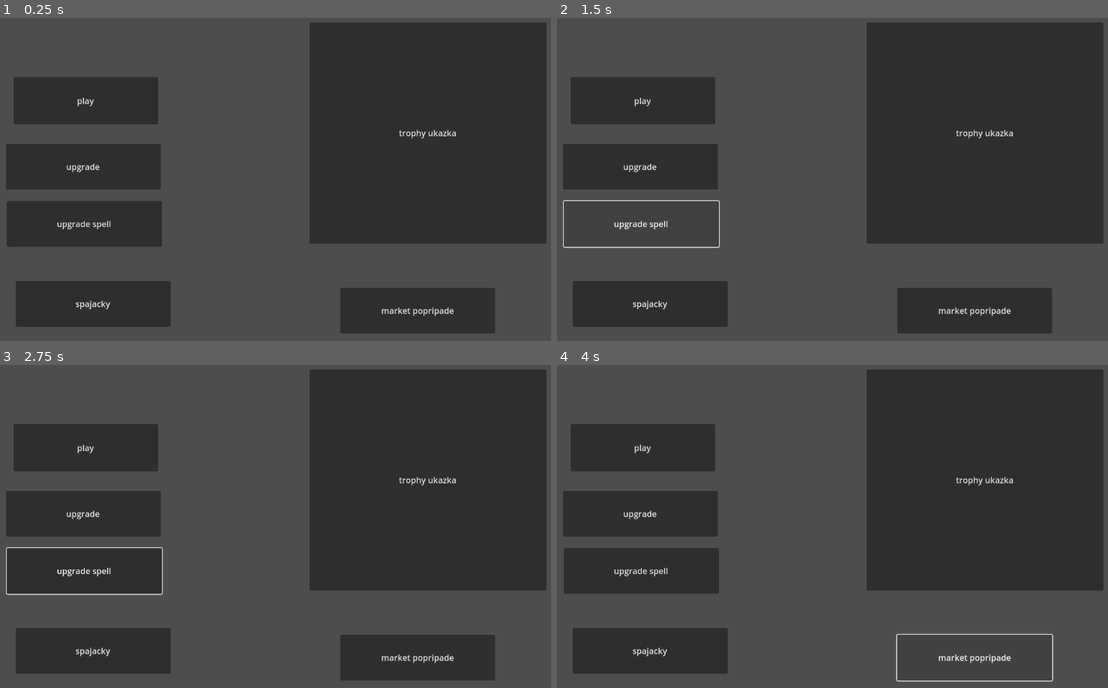
Above: before the commit, frames 1-4 (two rows, left to right).
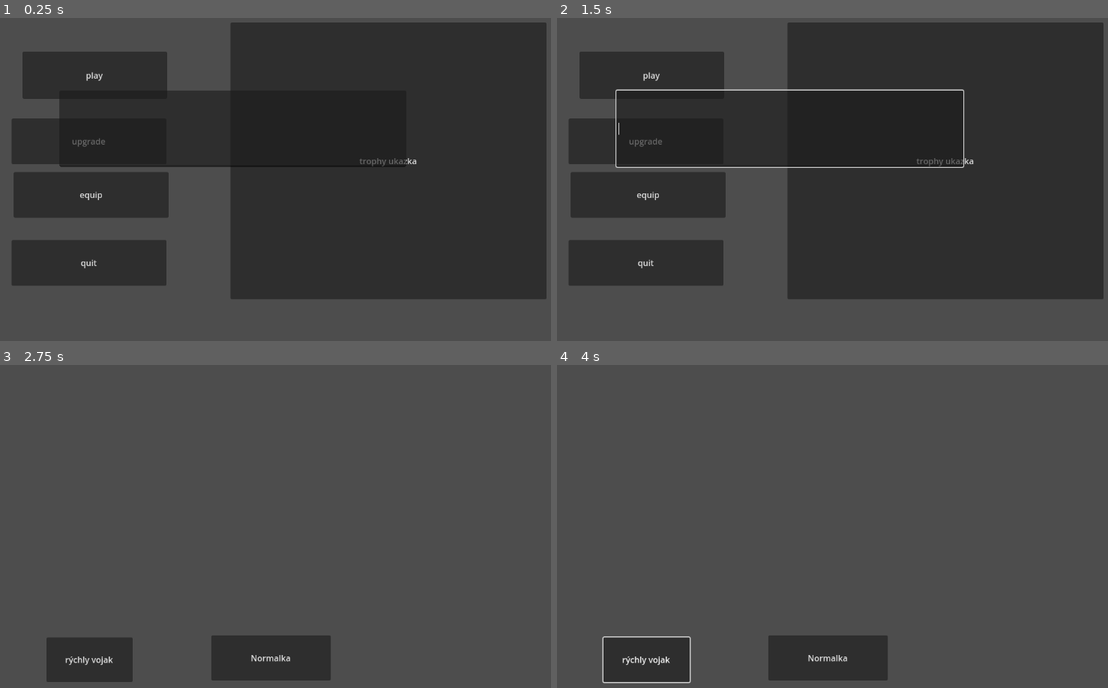
Above: after the commit, the same moments.

Repository: Railovec/War-Fight
Game: Godot game, scene res://menu/startovascena.tscn
Two runs of this game, one before a commit and one after it. Both use one fixed random seed, a clock stepped at 60 frames per second and the inputs below.
Inputs (mouse positions are in pixels of both pictures, inside the frame that each line leads up to):
- Up to frame 1 (0.25 s): no input
- Up to frame 2 (1.5 s): click "upgrade" at 0.5 s; click (639, 224) at 1.25 s, where only the run before the commit has a clickable "upgrade spell"
- Up to frame 3 (2.75 s): click (93, 542) at 2 s, where only the run after the commit has a clickable "equip"
- Up to frame 4 (4 s): click (650, 652) at 2.75 s, where only the run before the commit has a clickable "spajacky"; click (975, 658) at 3.5 s, where only the run before the commit has a clickable "market popripade"

The runs differ from the first frame. In frame 1, 39% of the frame differs, in the area x 1-100%, y 1-98%; in frame 2, 38%; in frame 3, 51%, in the area x 1-100%, y 1-99%; in frame 4, 47%.

Commit message:
pecka
ukladanie mena,ukladanie hry

Diff:
--- a/klient - smotný projekt - vytiahni von a importuj/global.gd
+++ b/klient - smotný projekt - vytiahni von a importuj/global.gd
@@ -10,7 +10,46 @@
 var max_peniaze_level=1
 var zivoty_level=1
 
+var meno
+
 # ci je potava odomknuta
 var postavy = {
 	"res://nesmej sa/bul/pistol(SILENT STRIKER.png":false,
 	}
+
+var save_path = "user://save.dat"
+
+
+func _ready():
+	load_game()
+
+
+func _notification(what):
+	if what == NOTIFICATION_WM_CLOSE_REQUEST:
+		save_game()
+
+
+# ================= SAVE =================
+
+func save_game():
+	var data = {
+		"meno": meno,
+	}
+
+	var file = FileAccess.open(save_path, FileAccess.WRITE)
+	file.store_string(JSON.stringify(data))
+
+
+# ================= LOAD =================
+
+func load_game():
+	if not FileAccess.file_exists(save_path):
+		return
+
+	var file = FileAccess.open(save_path, FileAccess.READ)
+	var data = JSON.parse_string(file.get_as_text())
+
+	if data == null:
+		return
+
+	meno= data["meno"]
--- /dev/null
+++ b/klient - smotný projekt - vytiahni von a importuj/lovec.tscn
@@ -0,0 +1,55 @@
+[gd_scene load_steps=8 format=3 uid="uid://dghpxowv0p6jr"]
+
+[ext_resource type="Texture2D" uid="uid://b1bax0h6bte6k" path="res://obrazky/oštep.png" id="1_uuhvn"]
+
+[sub_resource type="AtlasTexture" id="AtlasTexture_eufab"]
+atlas = ExtResource("1_uuhvn")
+region = Rect2(0, 0, 126, 274)
+
+[sub_resource type="AtlasTexture" id="AtlasTexture_n1qc1"]
+atlas = ExtResource("1_uuhvn")
+region = Rect2(126, 0, 126, 274)
+
+[sub_resource type="AtlasTexture" id="AtlasTexture_bosfq"]
+atlas = ExtResource("1_uuhvn")
+region = Rect2(252, 0, 126, 274)
+
+[sub_resource type="AtlasTexture" id="AtlasTexture_vsmbm"]
+atlas = ExtResource("1_uuhvn")
+region = Rect2(378, 0, 126, 274)
+
+[sub_resource type="AtlasTexture" id="AtlasTexture_sqmmd"]
+atlas = ExtResource("1_uuhvn")
+region = Rect2(504, 0, 126, 274)
+
+[sub_resource type="SpriteFrames" id="SpriteFrames_ftfp4"]
+animations = [{
+"frames": [{
+"duration": 1.0,
+"texture": SubResource("AtlasTexture_eufab")
+}, {
+"duration": 1.0,
+"texture": SubResource("AtlasTexture_n1qc1")
+}, {
+"duration": 1.0,
+"texture": SubResource("AtlasTexture_bosfq")
+}, {
+"duration": 1.0,
+"texture": SubResource("AtlasTexture_vsmbm")
+}, {
+"duration": 1.0,
+"texture": SubResource("AtlasTexture_sqmmd")
+}],
+"loop": true,
+"name": &"default",
+"speed": 5.0
+}]
+
+[node name="Node2D" type="Node2D"]
+
+[node name="AnimatedSprite2D" type="AnimatedSprite2D" parent="."]
+position = Vector2(255, 328)
+scale = Vector2(3.0595236, 2.1222627)
+sprite_frames = SubResource("SpriteFrames_ftfp4")
+frame = 1
+frame_progress = 0.39374515
--- a/klient - smotný projekt - vytiahni von a importuj/menu/startovascena.gd
+++ b/klient - smotný projekt - vytiahni von a importuj/menu/startovascena.gd
@@ -1,5 +1,29 @@
 extends Node2D
+
+
+func _ready() -> void:
+
+	if Global.meno==null:
+		$LineEdit.show()
+
 
 
 func _on_button_pressed() -> void:
 	get_tree().change_scene_to_file("res://ClientScene.tscn")
+
+
+func _on_upgrade_pressed() -> void:
+	get_tree().change_scene_to_file("res://ClientScene.tscn")
+
+
+func _on_equip_pressed() -> void:
+	get_tree().change_scene_to_file("res://ClientScene.tscn")
+
+
+func _on_quit_pressed() -> void:
+	pass # Replace with function body.
+
+
+func _on_line_edit_text_submitted(new_text: String) -> void:
+	Global.meno=$LineEdit.text
+	$LineEdit.hide()
--- a/klient - smotný projekt - vytiahni von a importuj/menu/startovascena.tscn
+++ b/klient - smotný projekt - vytiahni von a importuj/menu/startovascena.tscn
@@ -5,46 +5,50 @@
 [node name="Node2D" type="Node2D"]
 script = ExtResource("1_gx0ap")
 
-[node name="Button" type="Button" parent="."]
-offset_left = 58.0
-offset_top = 118.0
-offset_right = 336.0
-offset_bottom = 209.0
+[node name="play" type="Button" parent="."]
+offset_left = 75.0
+offset_top = 69.0
+offset_right = 353.0
+offset_bottom = 160.0
 text = "play"
 
-[node name="Button2" type="Button" parent="."]
-offset_left = 43.0
-offset_top = 247.0
-offset_right = 341.0
-offset_bottom = 335.0
+[node name="upgrade" type="Button" parent="."]
+offset_left = 54.0
+offset_top = 198.0
+offset_right = 352.0
+offset_bottom = 286.0
 text = "upgrade"
 
-[node name="Button3" type="Button" parent="."]
-offset_left = 45.0
-offset_top = 357.0
-offset_right = 343.0
-offset_bottom = 445.0
-text = "upgrade spell"
+[node name="equip" type="Button" parent="."]
+offset_left = 58.0
+offset_top = 301.0
+offset_right = 356.0
+offset_bottom = 389.0
+text = "equip"
 
-[node name="Button4" type="Button" parent="."]
-offset_left = 62.0
-offset_top = 511.0
-offset_right = 360.0
-offset_bottom = 599.0
-text = "spajacky"
-
-[node name="Button6" type="Button" parent="."]
-offset_left = 686.0
-offset_top = 524.0
-offset_right = 984.0
-offset_bottom = 612.0
-text = "market popripade"
+[node name="quit" type="Button" parent="."]
+offset_left = 54.0
+offset_top = 432.0
+offset_right = 352.0
+offset_bottom = 520.0
+text = "quit"
 
 [node name="Button7" type="Button" parent="."]
-offset_left = 627.0
+offset_left = 475.0
 offset_top = 13.0
 offset_right = 1083.0
-offset_bottom = 439.0
+offset_bottom = 546.0
 text = "trophy ukazka"
 
-[connection signal="pressed" from="Button" to="." method="_on_button_pressed"]
+[node name="LineEdit" type="LineEdit" parent="."]
+visible = false
+offset_left = 146.0
+offset_top = 144.0
+offset_right = 813.0
+offset_bottom = 291.0
+
+[connection signal="pressed" from="play" to="." method="_on_button_pressed"]
+[connection signal="pressed" from="upgrade" to="." method="_on_upgrade_pressed"]
+[connection signal="pressed" from="equip" to="." method="_on_equip_pressed"]
+[connection signal="pressed" from="quit" to="." method="_on_quit_pressed"]
+[connection signal="text_submitted" from="LineEdit" to="." method="_on_line_edit_text_submitted"]
--- a/klient - smotný projekt - vytiahni von a importuj/upgrade2.tscn
+++ b/klient - smotný projekt - vytiahni von a importuj/upgrade2.tscn
@@ -5,8 +5,6 @@
 [node name="Control" type="Control"]
 layout_mode = 3
 anchors_preset = 0
-offset_right = 40.0
-offset_bottom = 40.0
 script = ExtResource("1_0u2jw")
 
 [node name="ScrollContainer" type="ScrollContainer" parent="."]
@@ -194,7 +192,6 @@
 offset_top = 816.0
 offset_right = 2120.0
 offset_bottom = 972.0
-text = "upgrade,mozno bz bolo tu dat na vyber nemecko,os..."
 
 [node name="Button2" type="Button" parent="."]
 layout_mode = 0
Binary file added: klient - smotný projekt - vytiahni von a importuj/obrazky/oštep.png
Not shown, added: klient - smotný projekt - vytiahni von a importuj/obrazky/oštep.png.import
